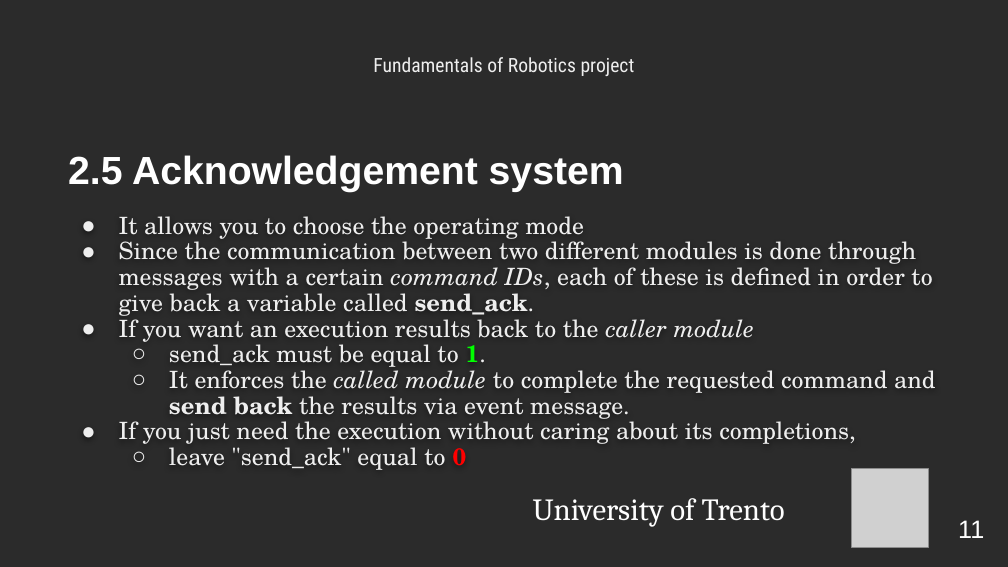
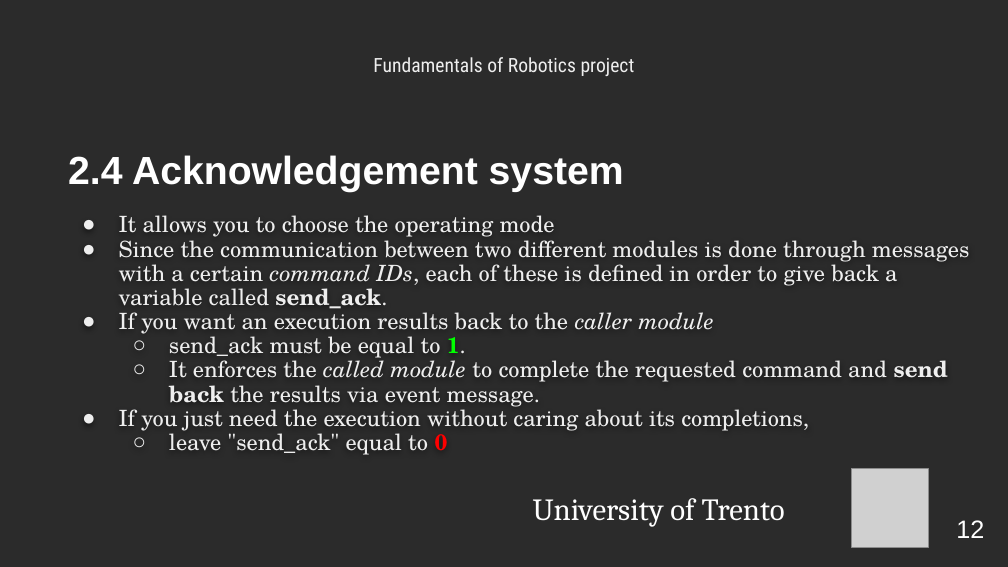
Before and after one commit to LordBions/Robotics_ICE23_UNITN, a slide deck: slide 12 of Documents/Robotics.pptx (slide 11 before the commit). Drawn at 1008x567 pixels with LibreOffice and Linux fonts; fonts in the diff are those of the drawing; grey boxes stand for pictures; background and template pictures are left out; a plain dark background stands for a picture behind light text. Boxes give left, top, right and bottom in pixels: in the first picture for what was removed or moved away, otherwise in the second. Text is boxed around its words. In the diff, an @@ line names an element or a change of style, - is before the commit and + after.

```diff
--- a/Documents/Robotics.pptx
+++ b/Documents/Robotics.pptx
@@ text at box(68, 155, 624, 192): text changed @@
-2.5 Acknowledgement system
+2.4 Acknowledgement system
@@ subtitle "It allows you to choose ..." at box(119, 215, 970, 455): size 17 to 16 pt; indent changed @@
@@ page number at box(956, 520, 984, 538): text changed @@
-11
+12
```
Also in this commit, not shown: 15 other slides changed, 4 slides added, 6 other files.
